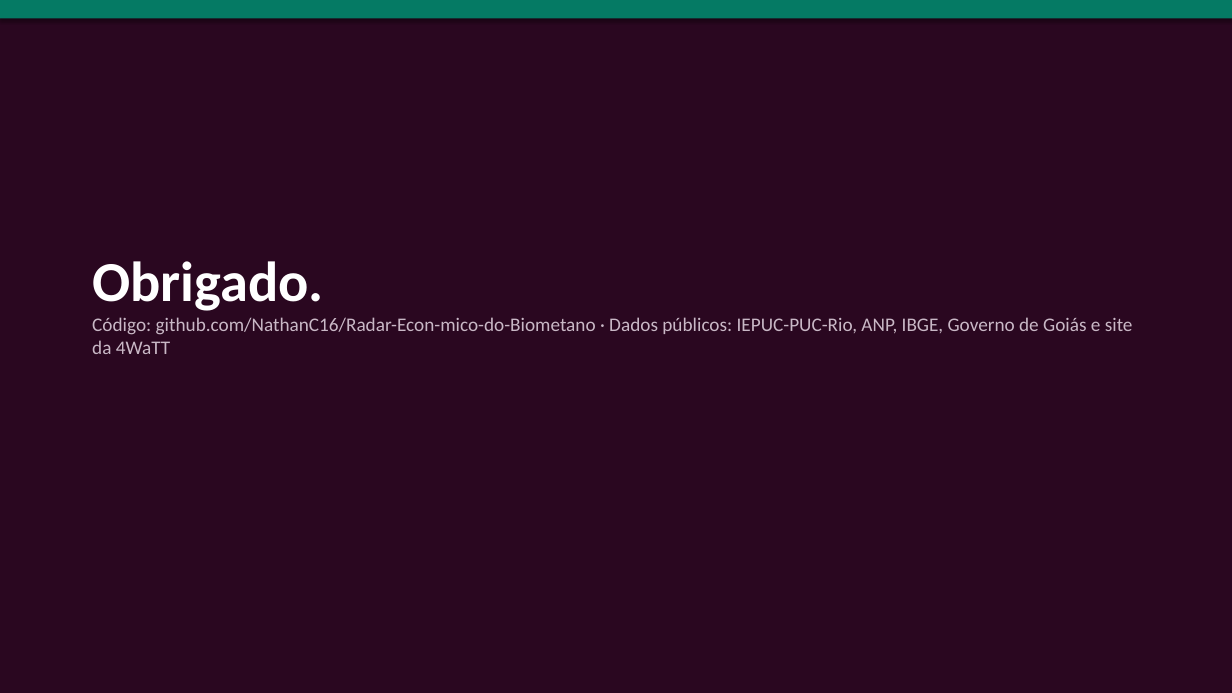
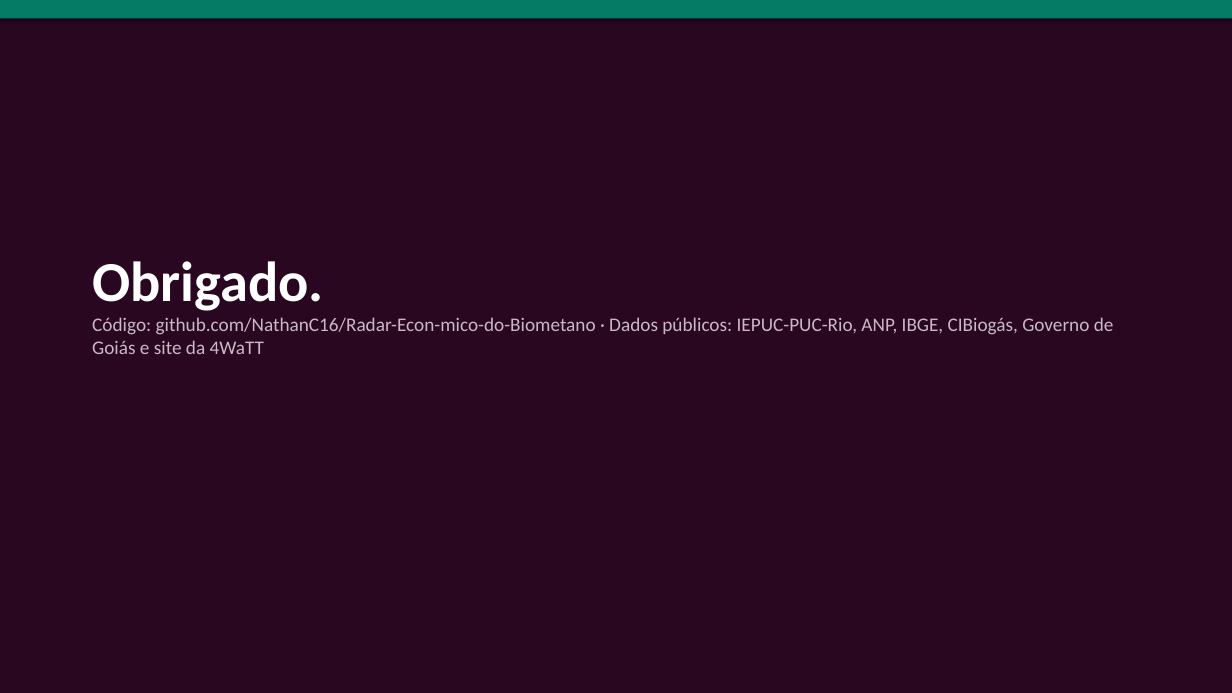
Before and after one commit to NathanC16/Radar-Econ-mico-do-Biometano, a slide deck: slide 18 of apresentacao/apresentacao_oral.pptx. Drawn at 1232x693 pixels with LibreOffice and Linux fonts; fonts in the diff are those of the drawing. Boxes give left, top, right and bottom in pixels: in the first picture for what was removed or moved away, otherwise in the second. Text is boxed around its words. In the diff, an @@ line names an element or a change of style, - is before the commit and + after.

Commit message:
Nova fonte: CIBiogás (plantas de biogás por estado e no Brasil, Panoramas 2023–2025)

```diff
--- a/apresentacao/apresentacao_oral.pptx
+++ b/apresentacao/apresentacao_oral.pptx
@@ text at bbox=[92, 317, 1114, 354]: text changed @@
-Código: github.com/NathanC16/Radar-Econ-mico-do-Biometano · Dados públicos: IEPUC-PUC-Rio, ANP, IBGE, Governo de Goiás e site da 4WaTT
+Código: github.com/NathanC16/Radar-Econ-mico-do-Biometano · Dados públicos: IEPUC-PUC-Rio, ANP, IBGE, CIBiogás, Governo de Goiás e site da 4WaTT
```
Also in this commit, not shown: 3 other slides changed, 15 other files.
